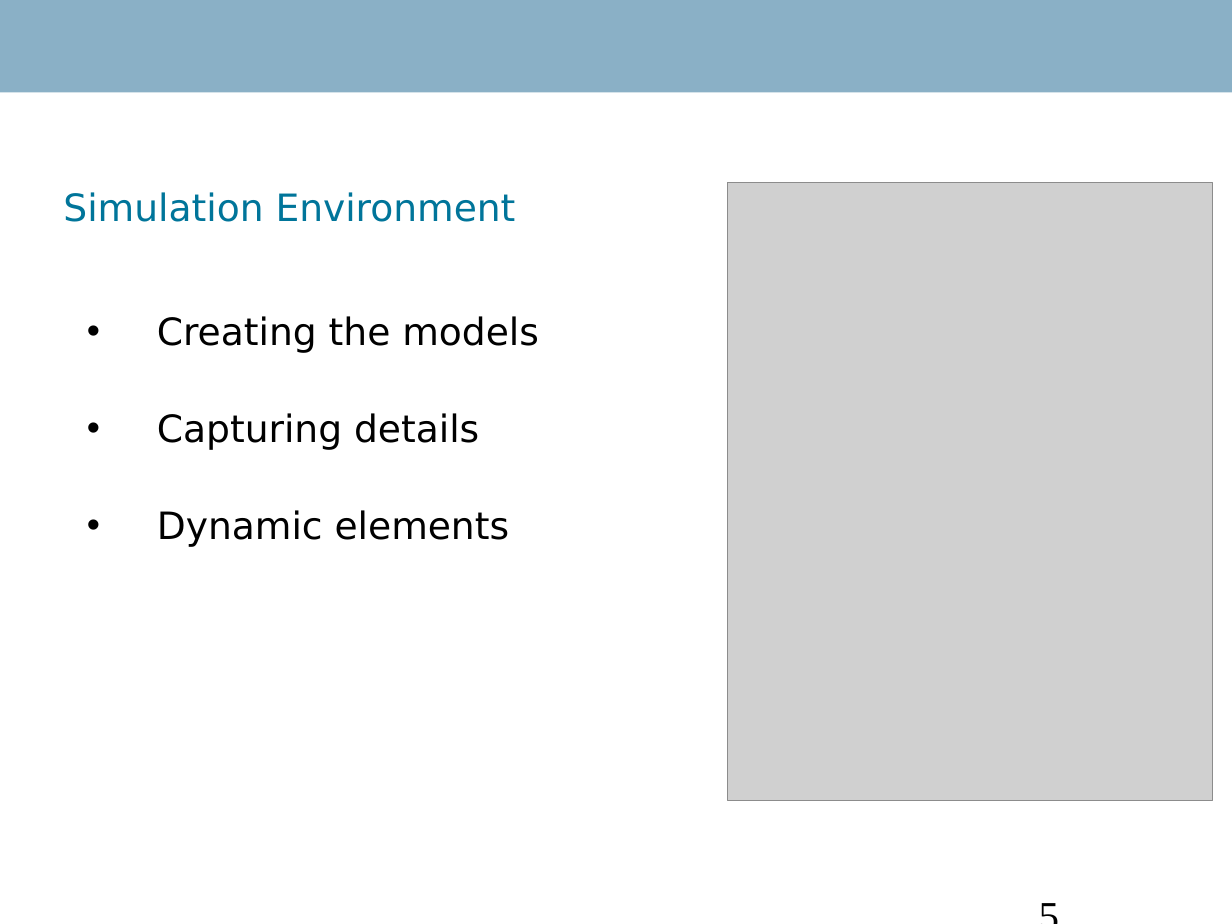
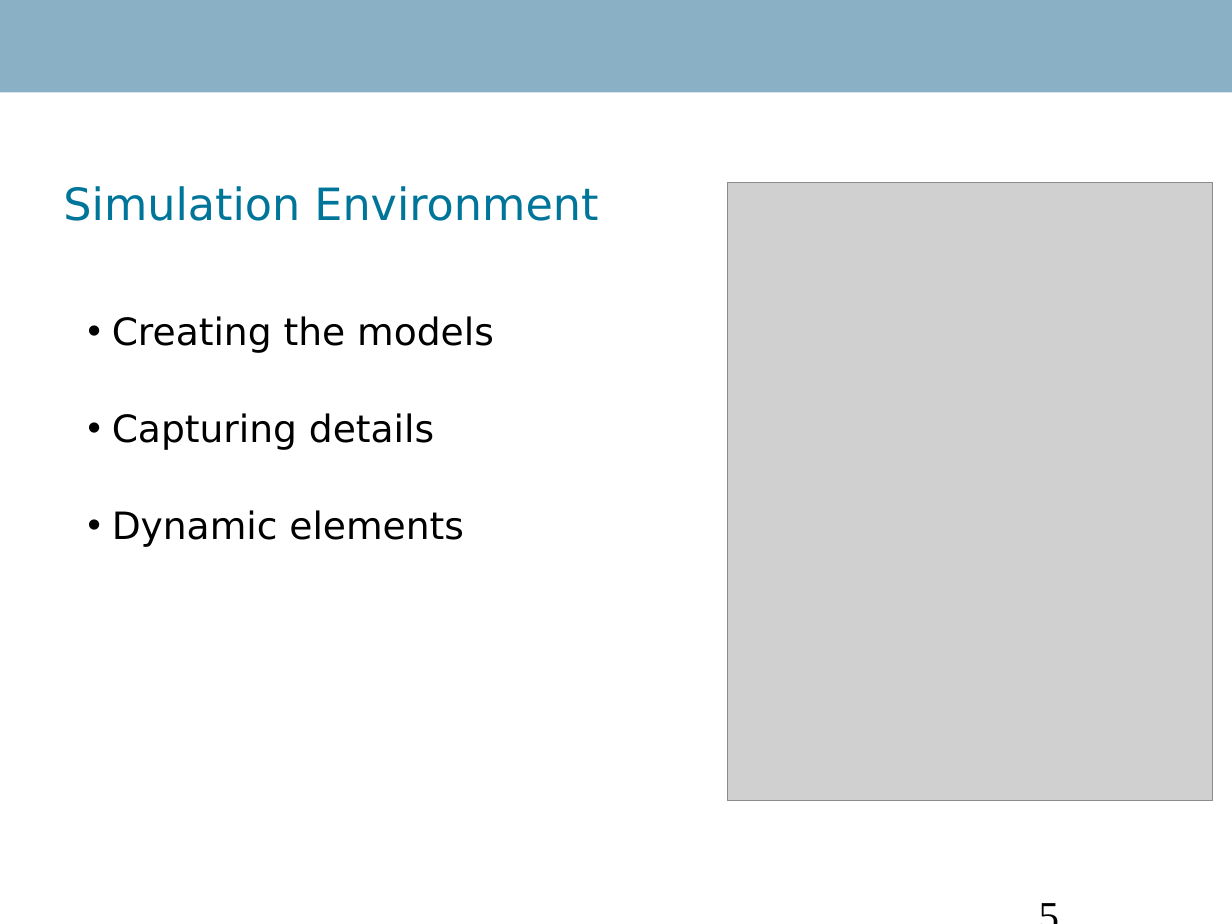
Before and after one commit to Danidude/Master-Thesis, a slide deck: slide 5 of Report/IKT 590 Master Thesis.ppt. Drawn at 1232x924 pixels with LibreOffice and Linux fonts; fonts in the diff are those of the drawing; grey boxes stand for pictures; background and template pictures are left out. Boxes give left, top, right and bottom in pixels: in the first picture for what was removed or moved away, otherwise in the second. Text is boxed around its words. In the diff, an @@ line names an element or a change of style, - is before the commit and + after.

```diff
--- a/Report/IKT 590 Master Thesis.ppt
+++ b/Report/IKT 590 Master Thesis.ppt
@@ title "Simulation Environment" at <box>63,186,598,221</box>: size 22 to 26 pt @@
@@ text "Creating the models" at <box>112,316,494,547</box>: indent changed @@
```
Also in this commit, not shown: 12 other slides changed.
